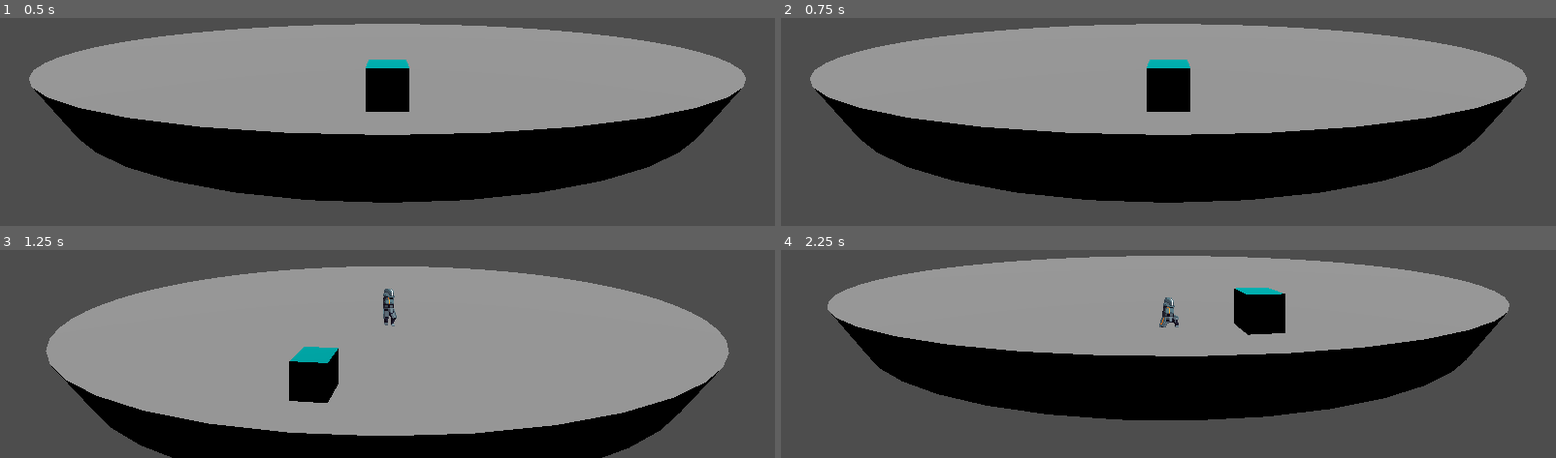
Above: before the commit, frames 1-4 (two rows, left to right).
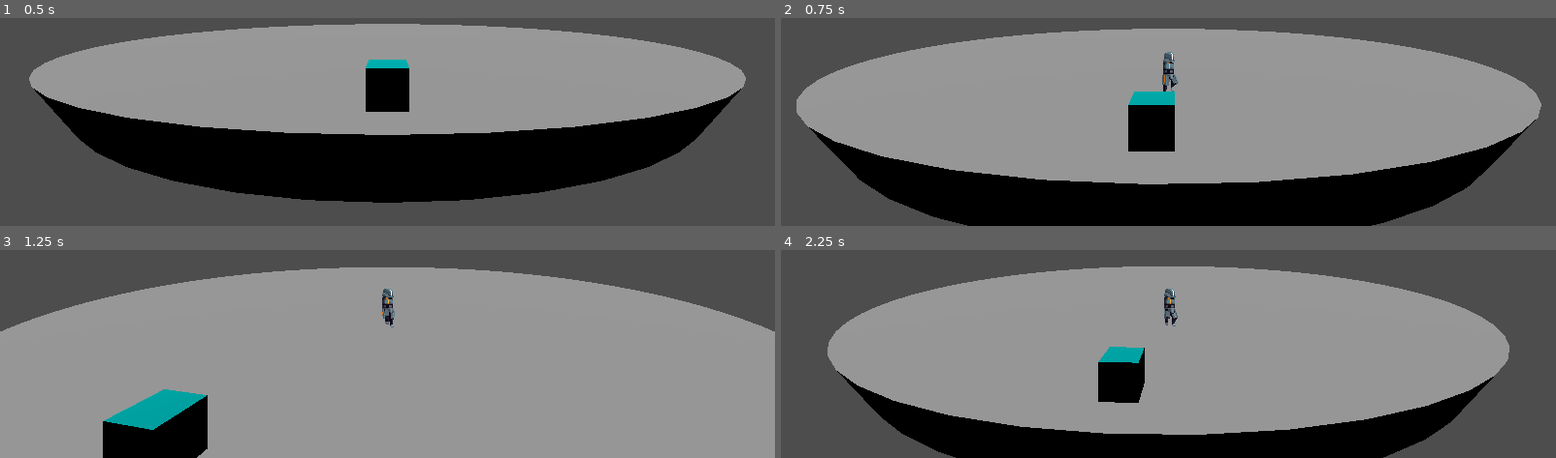
Above: after the commit, the same moments.

Repository: Jafeth12/VJ-FIB
Game: Godot game, scene res://main.tscn
Two runs of this game, one before a commit and one after it. Both use one fixed random seed, a clock stepped at 60 frames per second and the inputs below.
Inputs:
- Up to frame 1 (0.5 s): no input
- Up to frame 2 (0.75 s): tap Enter at 0.5 s; hold Right (move_right) from 0.53 s (still down); tap - (dbg_switch_ring, bound only after the commit) at 0.6 s
- Up to frame 3 (1.25 s): keep holding Right (move_right); tap Up (jump) at 0.77, 0.8, 1.07 s
- Up to frame 4 (2.25 s): release Right (move_right) at 1.28 s; hold Left (move_left) 1.28-2.03 s; tap Up (jump) at 1.35, 1.52, 1.82 s; tap - (dbg_switch_ring, bound only after the commit) at 1.55 s; hold Right (move_right) from 2.03 s (still down); hold Down (crouch) from 2.03 s (still down)

Frame 1 is identical in both runs. In frame 2, 40% of the frame differs, in the area x 2-99%, y 2-100%; in frame 3, 27%; in frame 4, 49%, in the area x 6-94%, y 2-100%.

Commit message:
[IMP] se puede cambiar de anillo ahora

Diff:
--- a/3D/player.gd
+++ b/3D/player.gd
@@ -2,15 +2,20 @@
 
 enum ANIMATION_STATES { IDLE, WALK, JUMP, CROUCH, DIE, DODGE }
 enum FACING { LEFT=-1, RIGHT=1 }
+enum RING { EXTERIOR, INTERIOR }
 
 @export var SPEED = PI/8 # 1 lap = 16 secs.
 @export var DODGE_SPEED = PI/2
+@export var RING_SWITCH_SPEED = 0.125
 const JUMP_VELOCITY = 7
 
 # Get the gravity from the project settings to be synced with RigidBody nodes.
 # var gravity = ProjectSettings.get_setting("physics/3d/default_gravity")
 const gravity = 15 # TODO: abstraer esto
-const player_radius = 18 # TODO: abtraer esto
+const radius_exterior = 18
+const radius_interior = 15
+
+var player_radius = radius_exterior # TODO: abtraer esto
 @export var alpha = 0
 var old_alpha = 0
 
@@ -18,6 +23,9 @@
 
 var anim_state = ANIMATION_STATES.IDLE
 var facing = FACING.RIGHT
+var curr_ring = RING.EXTERIOR
+
+var changing_ring : bool = false
 
 func _ready() -> void:
 	$sprite.set_scale(Vector3(our_scale, our_scale, our_scale))
@@ -29,8 +37,13 @@
 		die()
 	if !is_dead():
 		update_facing()
+	handle_input()
 	look_at(Vector3(0, get_position().y, 0))
 	update_anim_state()
+
+func handle_input() -> void:
+	if Input.is_action_just_pressed("dbg_switch_ring"):
+		change_ring_state()
 
 func _physics_process(delta: float) -> void:
 	if is_dead():
@@ -38,6 +51,9 @@
 	# Add the gravity.
 	if not is_on_floor():
 		velocity.y -= gravity * delta
+
+	if changing_ring:
+		switch_ring()
 
 	# Handle jump.
 	if Input.is_action_just_pressed("jump") and is_on_floor():
@@ -170,6 +186,40 @@
 func is_dodging() -> bool:
 	return anim_state == ANIMATION_STATES.DODGE
 
+func change_ring_state() -> void:
+	if changing_ring:
+		return
+
+	changing_ring = true
+	if curr_ring == RING.EXTERIOR:
+		curr_ring = RING.INTERIOR
+	else:
+		curr_ring = RING.EXTERIOR
+
+func switch_ring() -> void:
+	if curr_ring == RING.EXTERIOR:
+
+		# Target ring is exterior, if were in the first frame of the change, jump.
+		# This way its only done once. Otherwise, itll keep adding y velocity eternally.
+		if player_radius == radius_interior && is_on_floor():
+			velocity.y = JUMP_VELOCITY
+		elif player_radius == radius_exterior:
+			# If the target ring is the exterior one and were already there, stop the thing.
+			changing_ring = false
+
+		if changing_ring:
+			# Gradually change the player_radius to get a smooth transition.
+			# As seen above, we stop adding as soon as we reach the target radius.
+			player_radius += RING_SWITCH_SPEED
+	else:
+		if player_radius == radius_exterior and is_on_floor():
+			velocity.y = JUMP_VELOCITY
+		elif player_radius == radius_interior:
+			changing_ring = false
+
+		if changing_ring:
+			player_radius -= RING_SWITCH_SPEED
+
 func on_animation_finished() -> void:
 	match anim_state:
 		ANIMATION_STATES.DODGE:
--- a/3D/project.godot
+++ b/3D/project.godot
@@ -66,3 +66,8 @@
 "events": [Object(InputEventKey,"resource_local_to_scene":false,"resource_name":"","device":-1,"window_id":0,"alt_pressed":false,"shift_pressed":false,"ctrl_pressed":false,"meta_pressed":false,"pressed":false,"keycode":0,"physical_keycode":59,"key_label":0,"unicode":241,"echo":false,"script":null)
 ]
 }
+dbg_switch_ring={
+"deadzone": 0.5,
+"events": [Object(InputEventKey,"resource_local_to_scene":false,"resource_name":"","device":-1,"window_id":0,"alt_pressed":false,"shift_pressed":false,"ctrl_pressed":false,"meta_pressed":false,"pressed":false,"keycode":0,"physical_keycode":45,"key_label":0,"unicode":45,"echo":false,"script":null)
+]
+}
